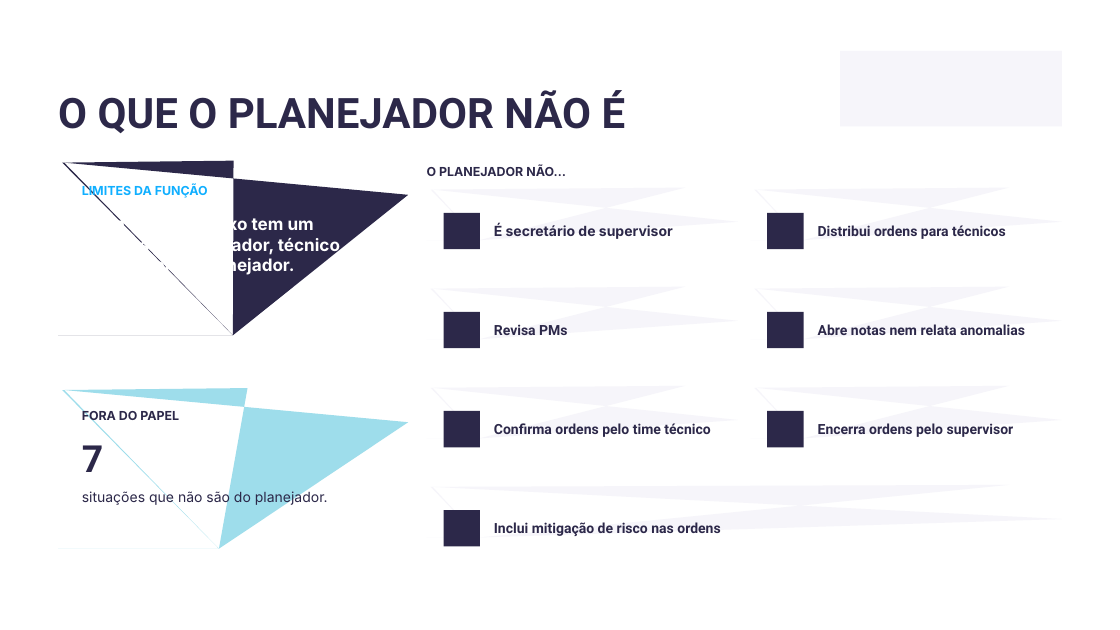
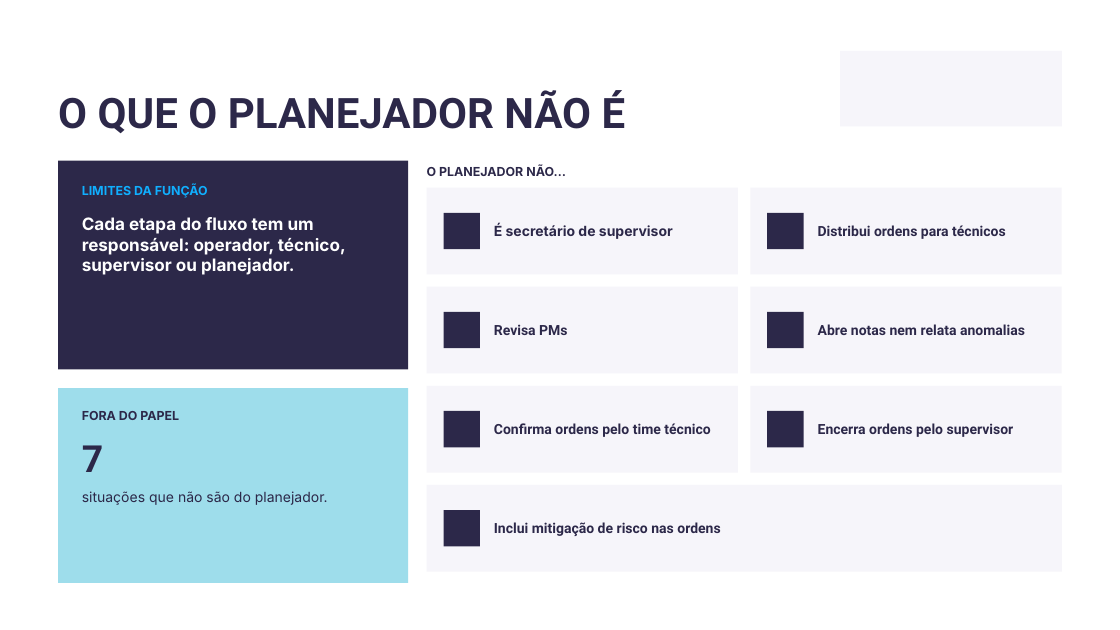
Before and after one commit to LucasRibaas/Planejamento, a slide deck: slide 7 of Planejador_de_Manutencao_Rotina_PRIO_v8.ppt. Drawn at 1120x630 pixels with LibreOffice and Linux fonts; fonts in the diff are those of the drawing; background and template pictures are left out. Boxes give left, top, right and bottom in pixels: in the first picture for what was removed or moved away, otherwise in the second. Text is boxed around its words. In the diff, an @@ line names an element or a change of style, - is before the commit and + after.

```diff
--- a/Planejador_de_Manutencao_Rotina_PRIO_v8.ppt
+++ b/Planejador_de_Manutencao_Rotina_PRIO_v8.ppt
@@ freeform shape removed at box(58, 161, 408, 370) @@
@@ rectangle added at box(58, 161, 408, 370), fill #2C2849 @@
@@ freeform shape removed at box(58, 388, 408, 583) @@
@@ rectangle added at box(58, 388, 408, 583), fill #9EDDEB @@
```
Also in this commit, not shown: 11 other slides changed.
